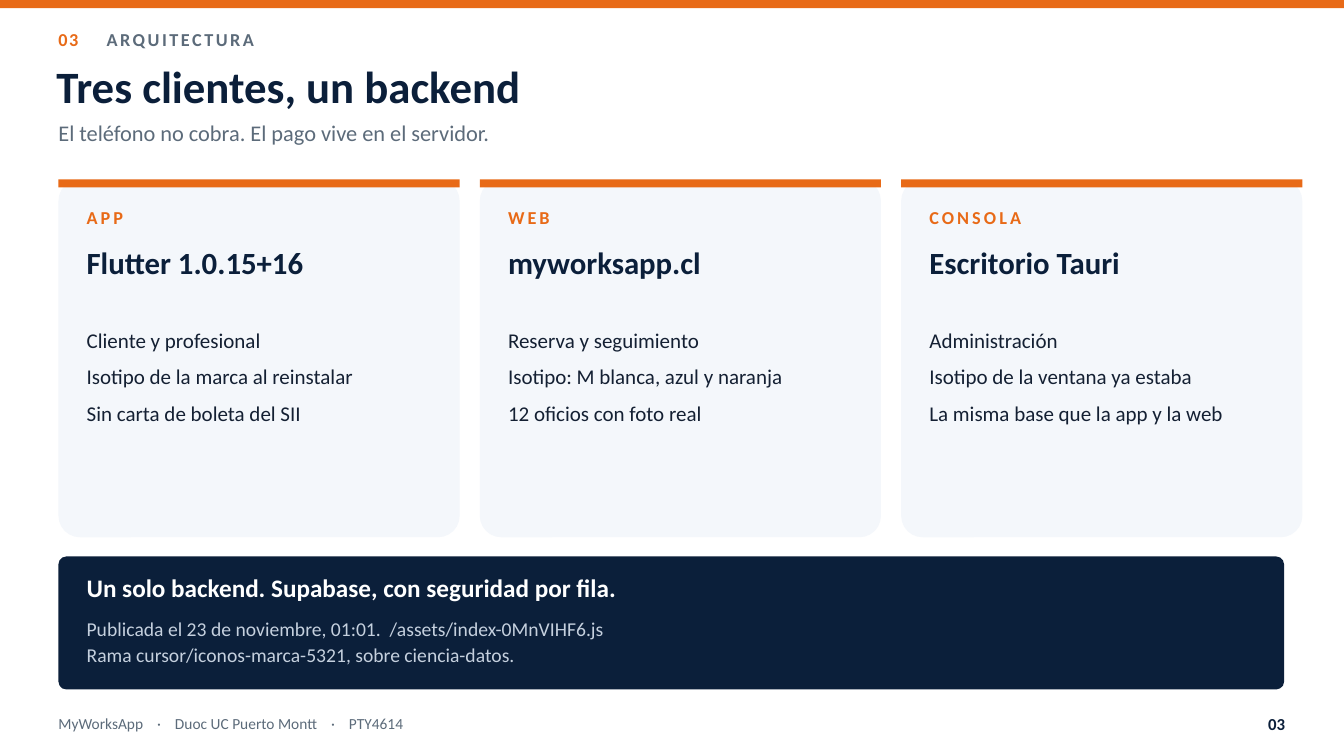
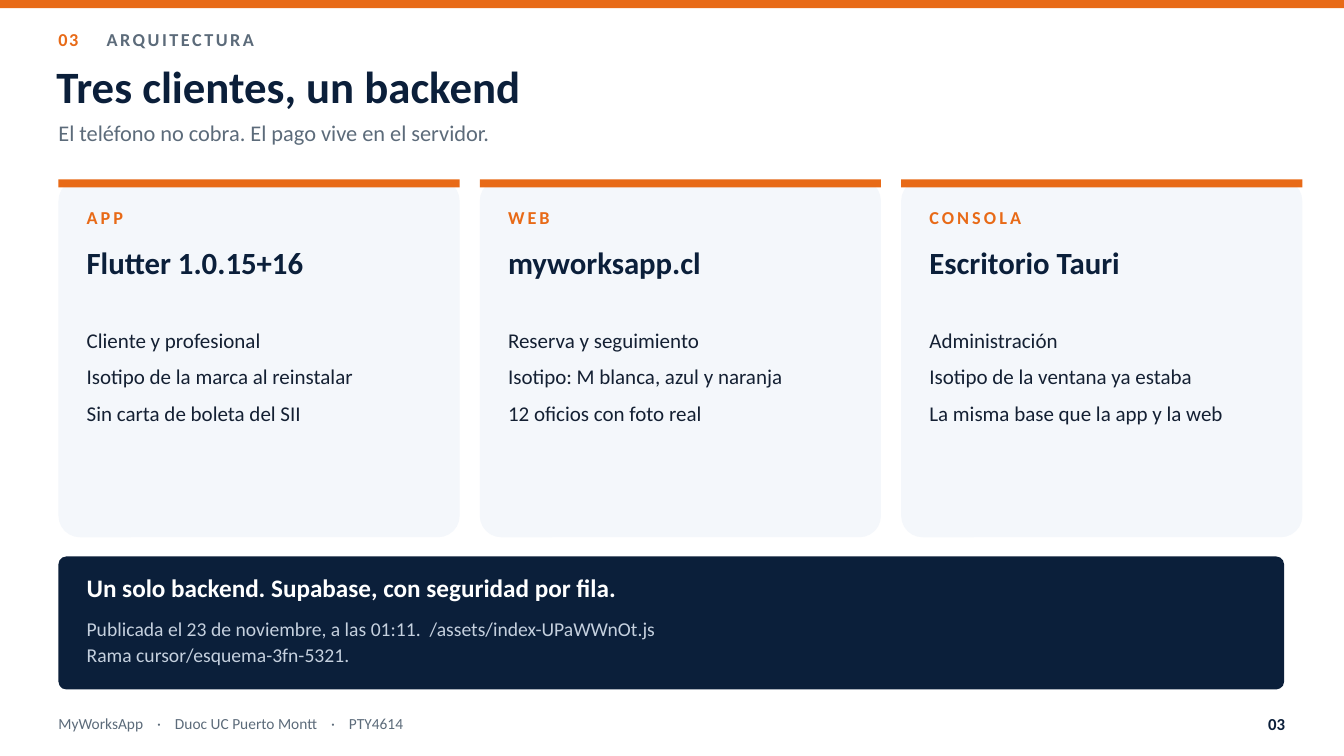
Before and after one commit to MathiasAlejandr0/MyWorksAppProyect, a slide deck: slide 3 of Fase 2/Presentacion_final_MyWorksApp.pptx. Drawn at 1344x756 pixels with LibreOffice and Linux fonts; fonts in the diff are those of the drawing. Boxes give left, top, right and bottom in pixels: in the first picture for what was removed or moved away, otherwise in the second. Text is boxed around its words. In the diff, an @@ line names an element or a change of style, - is before the commit and + after.

```diff
--- a/Fase 2/Presentacion_final_MyWorksApp.pptx
+++ b/Fase 2/Presentacion_final_MyWorksApp.pptx
@@ text at (x1=87, y1=622, x2=655, y2=665): text changed @@
-Publicada el 23 de noviembre, 01:01. /assets/index-0MnVIHF6.js
-Rama cursor/iconos-marca-5321, sobre ciencia-datos.
+Publicada el 23 de noviembre, a las 01:11. /assets/index-UPaWWnOt.js
+Rama cursor/esquema-3fn-5321.
```
Also in this commit, not shown: 2 other slides changed, 3 other files.
